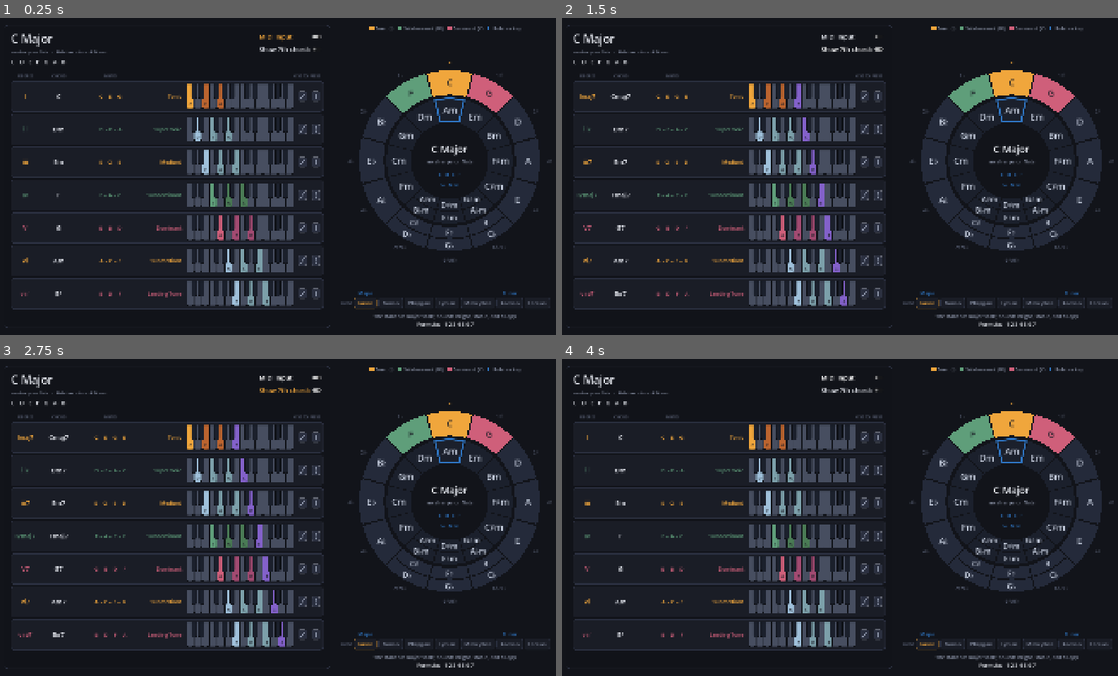
Above: before the commit, frames 1-4 (two rows, left to right).
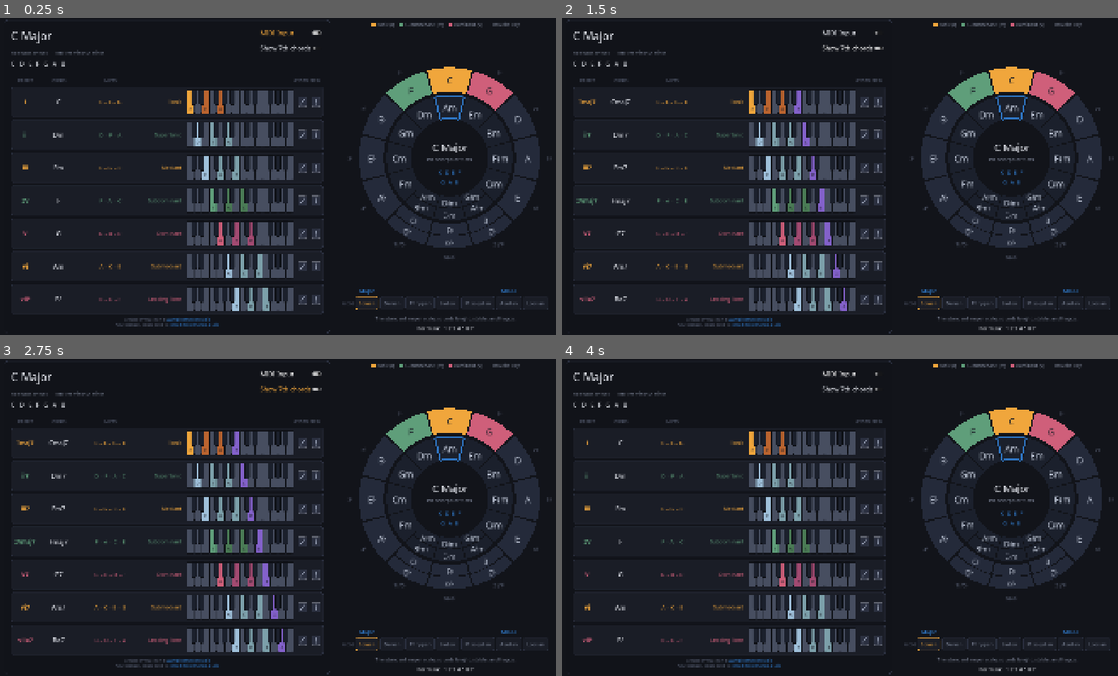
Above: after the commit, the same moments.

Repository: Square-Atom/mic
Game: Godot game, scene res://scenes/main.tscn
The game is run twice, just before and just after one commit, with the same random seed, the same clock (stepped at 60 frames per second) and the same inputs.
Inputs:
- Up to frame 1 (0.25 s): no input
- Up to frame 2 (1.5 s): click "MIDI Input" at 0.5 s; click "Show 7th chords" at 1.25 s
- Up to frame 3 (2.75 s): click "MIDI Input" at 2 s
- Up to frame 4 (4 s): click "Show 7th chords" at 2.75 s; click "MIDI Input" at 3.5 s

The runs differ from the first frame. In frame 1, 13% of the frame differs, in the area x 1-100%, y 0-100%; in frame 2, 13%; in frame 3, 13%; in frame 4, 13%.

Commit message:
Bundle the fonts, and credit the author under the table
The app was borrowing Segoe UI and Segoe UI Symbol from Windows, so its
sharps and flats only existed on this machine - a Linux or macOS build, and
any web build, would have rendered every accidental as an empty box. Noto
Sans and Noto Music now ship with the project.

Noto Sans alone is not enough: its 3094 glyphs cover the degree sign, the
o-slash and the en dash but NOT U+266D and U+266F, which live in the
Miscellaneous Symbols block it does not carry. Noto Music supplies those, as
a fallback under Noto Sans - the same two-tier arrangement Segoe was using,
only bundled rather than borrowed.

Noto Music sets its accidentals against a staff rather than a text baseline,
so sharps hung below the letters beside them. The fallback is wrapped in a
FontVariation with a baseline offset to lift it back into line; that number
is tuned by eye and is what to adjust if accidentals ever sit wrong again.

The credit line's links are real. A web address you cannot click is
decoration, and the email is the whole point of inviting feedback, so both
open through the OS - which the web export handles too. Their colour is read
from the palette rather than written as a literal, so it cannot drift from
the rest of the interface.

Co-Authored-By: Claude Opus 5 <noreply@anthropic.com>

Diff:
--- a/scenes/chord_panel.tscn
+++ b/scenes/chord_panel.tscn
@@ -1,6 +1,7 @@
 [gd_scene format=3 uid="uid://dqfeqxoq4aiaj"]
 
 [ext_resource type="Script" uid="uid://b0k0sstqvasrw" path="res://scripts/ui/chord_panel.gd" id="1_panel"]
+[ext_resource type="Script" path="res://scripts/ui/credits.gd" id="3_credits"]
 
 [node name="ChordPanel" type="PanelContainer" unique_id=1007954078]
 offset_right = 860.0
@@ -116,3 +117,6 @@
 layout_mode = 2
 size_flags_vertical = 3
 theme_override_constants/separation = 8
+[node name="Credits" type="RichTextLabel" parent="Margin/VBox"]
+layout_mode = 2
+script = ExtResource("3_credits")
--- /dev/null
+++ b/scripts/ui/credits.gd
@@ -0,0 +1,40 @@
+class_name Credits
+extends RichTextLabel
+
+## The credit line under the chord table.
+##
+## The links are real ones. A web address you cannot click is decoration, and
+## the email is the whole point of inviting feedback - so both open through the
+## OS, which on the web export means a new tab or the mail client.
+
+const FONT_SIZE := 13
+const SITE_URL := "https://www.pixelmancer.studio"
+const SITE_LABEL := "www.pixelmancer.studio"
+const CONTACT := "contact@pixelmancer.studio"
+
+
+func _ready() -> void:
+	bbcode_enabled = true
+	fit_content = true
+	scroll_active = false
+	autowrap_mode = TextServer.AUTOWRAP_WORD_SMART
+	meta_underlined = true
+	add_theme_font_size_override("normal_font_size", FONT_SIZE)
+	add_theme_color_override("default_color", Palette.TEXT_FAINT)
+	meta_clicked.connect(_on_meta_clicked)
+
+	# The link colour is taken from the palette rather than written as a literal,
+	# so it cannot drift from the rest of the interface.
+	var link := Palette.RELATIVE.to_html(false)
+	text = "[center]Created by Hau Tran at %s\nAny feedback, please send to %s[/center]" % [
+		_link(SITE_URL, SITE_LABEL, link),
+		_link("mailto:" + CONTACT, CONTACT, link),
+	]
+
+
+static func _link(target: String, label: String, color: String) -> String:
+	return "[url=%s][color=#%s]%s[/color][/url]" % [target, color, label]
+
+
+func _on_meta_clicked(meta: Variant) -> void:
+	OS.shell_open(str(meta))
--- a/themes/font_bold.tres
+++ b/themes/font_bold.tres
@@ -1,10 +1,8 @@
-[gd_resource type="SystemFont" format=3 uid="uid://bsb70bliwe4cn"]
+[gd_resource type="FontVariation" load_steps=3 format=3 uid="uid://bsb70bliwe4cn"]
 
-[sub_resource type="SystemFont" id="SystemFont_symbols"]
-font_names = PackedStringArray("Segoe UI Symbol", "Segoe UI Historic", "DejaVu Sans", "Arial Unicode MS")
-font_weight = 700
+[ext_resource type="FontFile" path="res://themes/NotoSans-Bold.ttf" id="1_bold"]
+[ext_resource type="FontFile" path="res://themes/NotoMusic-Regular.ttf" id="2_music"]
 
 [resource]
-fallbacks = Array[Font]([SubResource("SystemFont_symbols")])
-font_names = PackedStringArray("Segoe UI", "Selawik", "Arial")
-font_weight = 700
+base_font = ExtResource("1_bold")
+fallbacks = Array[Font]([ExtResource("2_music")])
--- a/themes/mic_theme.tres
+++ b/themes/mic_theme.tres
@@ -1,18 +1,22 @@
-[gd_resource type="Theme" load_steps=4 format=3]
+[gd_resource type="Theme" load_steps=6 format=3]
 
-[sub_resource type="SystemFont" id="SystemFont_symbols"]
-font_names = PackedStringArray("Segoe UI Symbol", "Segoe UI Historic", "DejaVu Sans", "Arial Unicode MS")
+[ext_resource type="FontFile" path="res://themes/NotoSans-Regular.ttf" id="1_sans"]
+[ext_resource type="FontFile" path="res://themes/NotoMusic-Regular.ttf" id="2_music"]
 
-[sub_resource type="SystemFont" id="SystemFont_main"]
-fallbacks = Array[Font]([SubResource("SystemFont_symbols")])
-font_names = PackedStringArray("Segoe UI", "Selawik", "Arial")
+[sub_resource type="FontVariation" id="FontVariation_music"]
+base_font = ExtResource("2_music")
+baseline_offset = -0.12
+
+[sub_resource type="FontVariation" id="FontVariation_main"]
+base_font = ExtResource("1_sans")
+fallbacks = Array[Font]([SubResource("FontVariation_music")])
 
 [sub_resource type="StyleBoxLine" id="StyleBoxLine_separator"]
 color = Color(0.168627, 0.188235, 0.25098, 1)
 thickness = 1
 
 [resource]
-default_font = SubResource("SystemFont_main")
+default_font = SubResource("FontVariation_main")
 default_font_size = 16
 CheckButton/colors/font_color = Color(0.909804, 0.921569, 0.94902, 1)
 CheckButton/colors/font_hover_color = Color(1, 1, 1, 1)
Not shown, added: scripts/ui/credits.gd.uid
Binary file added: themes/NotoMusic-Regular.ttf
Not shown, added: themes/NotoMusic-Regular.ttf.import
Binary file added: themes/NotoSans-Bold.ttf
Not shown, added: themes/NotoSans-Bold.ttf.import
Binary file added: themes/NotoSans-Italic.ttf
Not shown, added: themes/NotoSans-Italic.ttf.import
Binary file added: themes/NotoSans-Light.ttf
Not shown, added: themes/NotoSans-Light.ttf.import
Binary file added: themes/NotoSans-Medium.ttf
Not shown, added: themes/NotoSans-Medium.ttf.import
Binary file added: themes/NotoSans-Regular.ttf
(and 1 more such lines)
